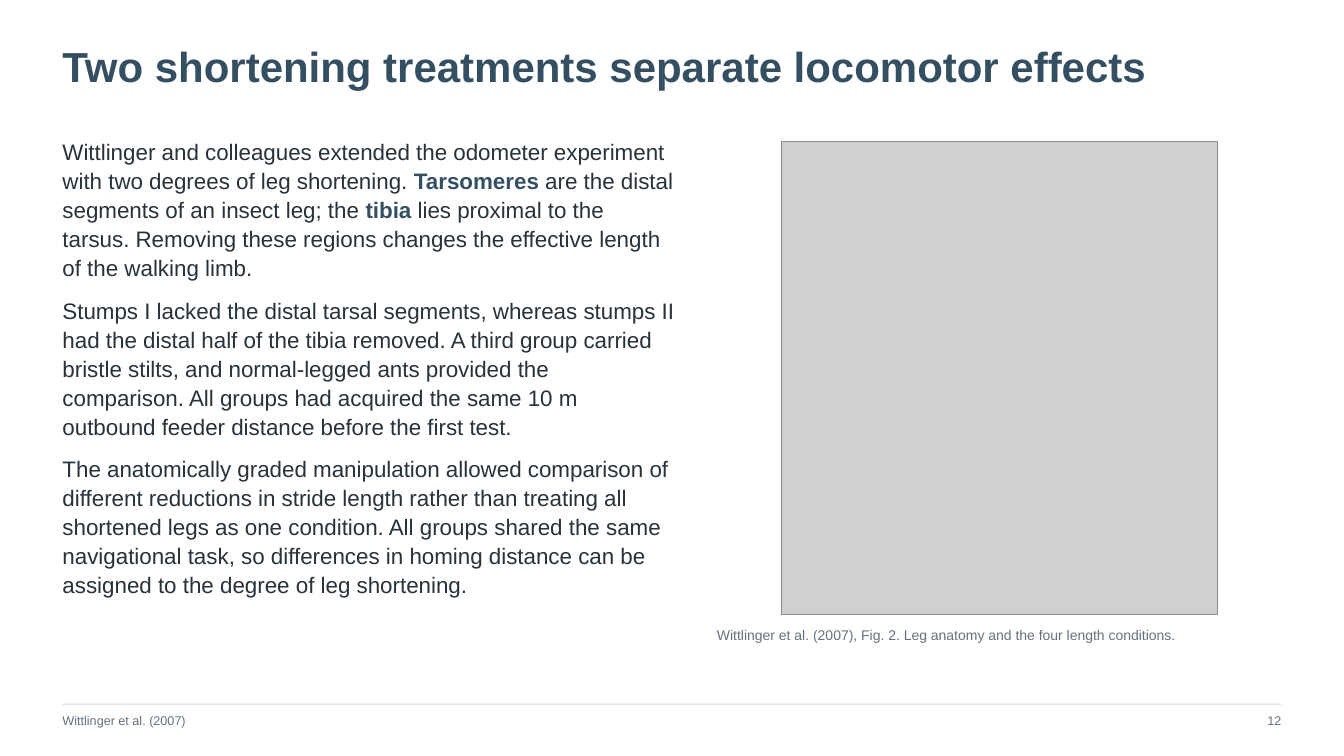
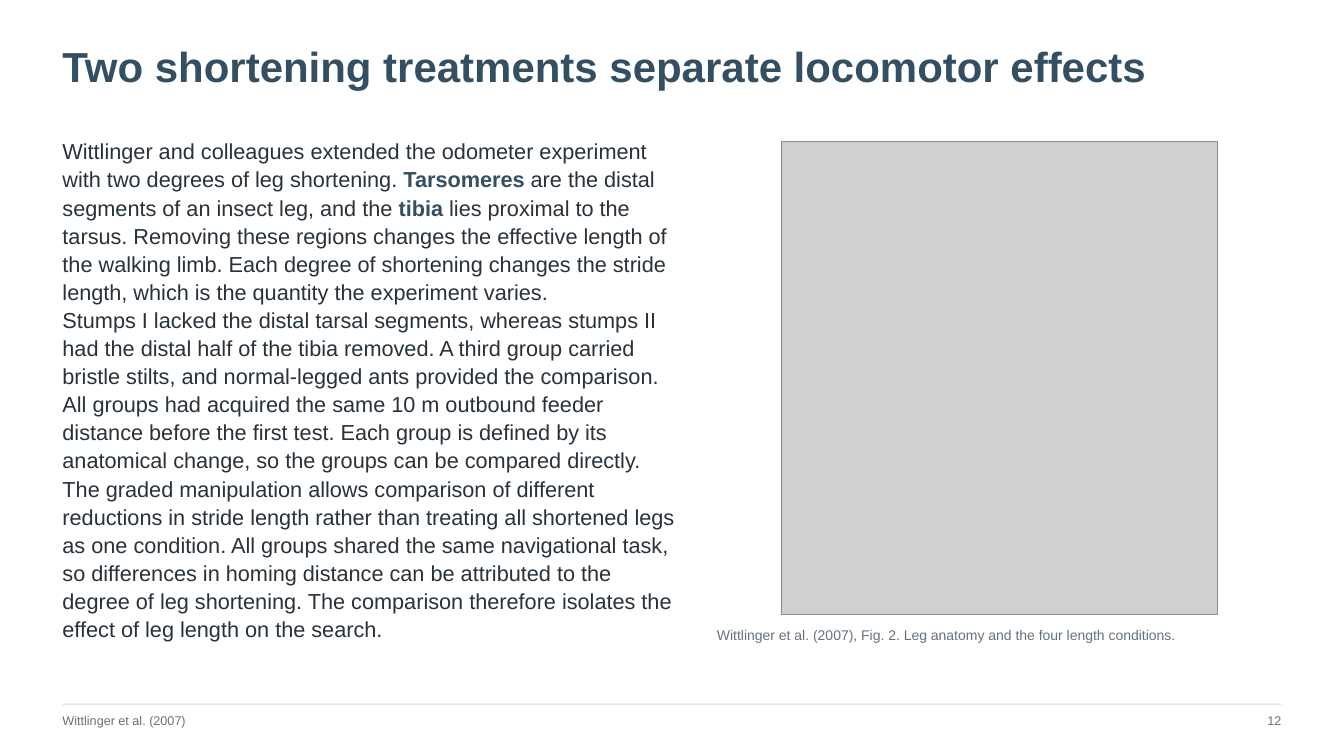
Before and after one commit to jordanxxlopez/NEUROETHOLOGY, a slide deck: slide 17 of scaffolded/Neuroethology_Lecture28_FA2026_SCAFFOLDED.pptx. Drawn at 1344x756 pixels with LibreOffice and Linux fonts; fonts in the diff are those of the drawing; grey boxes stand for pictures. Boxes give left, top, right and bottom in pixels: in the first picture for what was removed or moved away, otherwise in the second. Text is boxed around its words. In the diff, an @@ line names an element or a change of style, - is before the commit and + after.

```diff
--- a/scaffolded/Neuroethology_Lecture28_FA2026_SCAFFOLDED.pptx
+++ b/scaffolded/Neuroethology_Lecture28_FA2026_SCAFFOLDED.pptx
@@ text at (x1=62, y1=143, x2=675, y2=642): text changed; size 16 to 15.5 pt @@
-Wittlinger and colleagues extended the odometer experiment with two degrees of leg shortening. Tarsomeres are the distal segments of an insect leg; the tibia lies proximal to the tarsus. Removing these regions changes the effective length of the walking limb.
-Stumps I lacked the distal tarsal segments, whereas stumps II had the distal half of the tibia removed. A third group carried bristle stilts, and normal-legged ants provided the comparison. All groups had acquired the same 10 m outbound feeder distance before the first test.
-The anatomically graded manipulation allowed comparison of different reductions in stride length rather than treating all shortened legs as one condition. All groups shared the same navigational task, so differences in homing distance can be assigned to the degree of leg shortening.
+Wittlinger and colleagues extended the odometer experiment with two degrees of leg shortening. Tarsomeres are the distal segments of an insect leg, and the tibia lies proximal to the tarsus. Removing these regions changes the effective length of the walking limb. Each degree of shortening changes the stride length, which is the quantity the experiment varies.
+Stumps I lacked the distal tarsal segments, whereas stumps II had the distal half of the tibia removed. A third group carried bristle stilts, and normal-legged ants provided the comparison. All groups had acquired the same 10 m outbound feeder distance before the first test. Each group is defined by its anatomical change, so the groups can be compared directly.
+The graded manipulation allows comparison of different reductions in stride length rather than treating all shortened legs as one condition. All groups shared the same navigational task, so differences in homing distance can be attributed to the degree of leg shortening. The comparison therefore isolates the effect of leg length on the search.
```
Also in this commit, not shown: 16 other slides changed, 21 other files.
